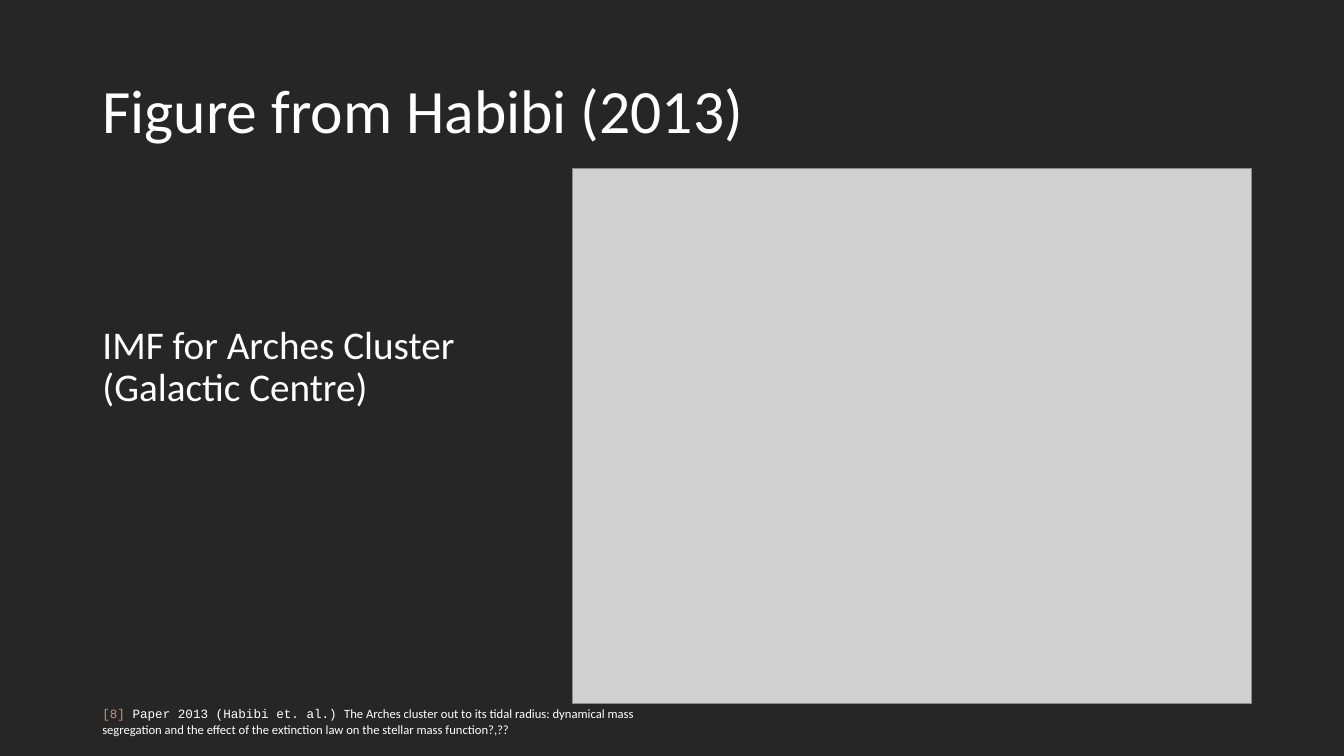
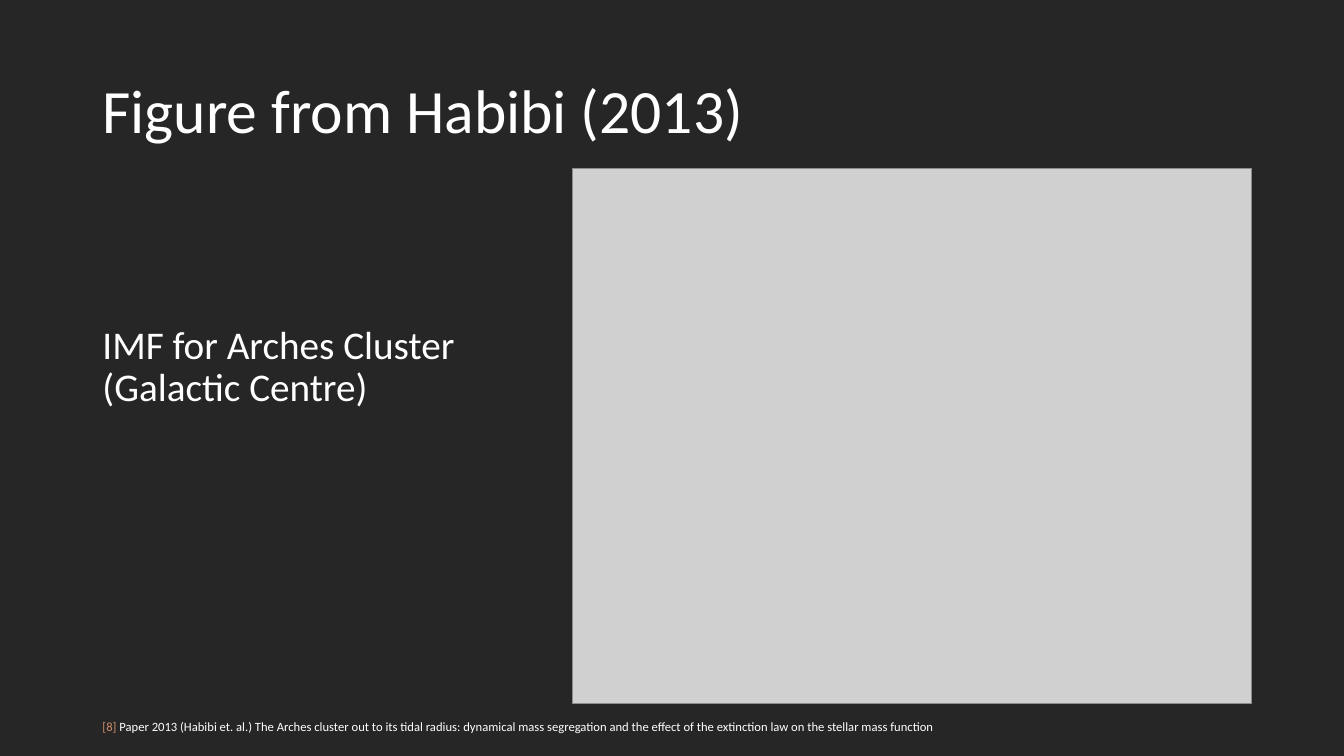
Before and after one commit to laxm7/sta_project, a slide deck: slide 8 of imf_intro_chiara_felix_laxman.pptx. Drawn at 1344x756 pixels with LibreOffice and Linux fonts; fonts in the diff are those of the drawing; grey boxes stand for pictures. Boxes give left, top, right and bottom in pixels: in the first picture for what was removed or moved away, otherwise in the second. Text is boxed around its words. In the diff, an @@ line names an element or a change of style, - is before the commit and + after.

```diff
--- a/imf_intro_chiara_felix_laxman.pptx
+++ b/imf_intro_chiara_felix_laxman.pptx
@@ text "[8] Paper 2013 (Habibi et. ..." at [102, 722, 933, 733]: vertical alignment top to middle @@
@@ text at [102, 722, 933, 733]: text changed @@
-[8] Paper 2013 (Habibi et. al.) The Arches cluster out to its tidal radius: dynamical mass segregation and the effect of the extinction law on the stellar mass function?,??
+[8] Paper 2013 (Habibi et. al.) The Arches cluster out to its tidal radius: dynamical mass segregation and the effect of the extinction law on the stellar mass function
```
Also in this commit, not shown: 2 other slides changed.
